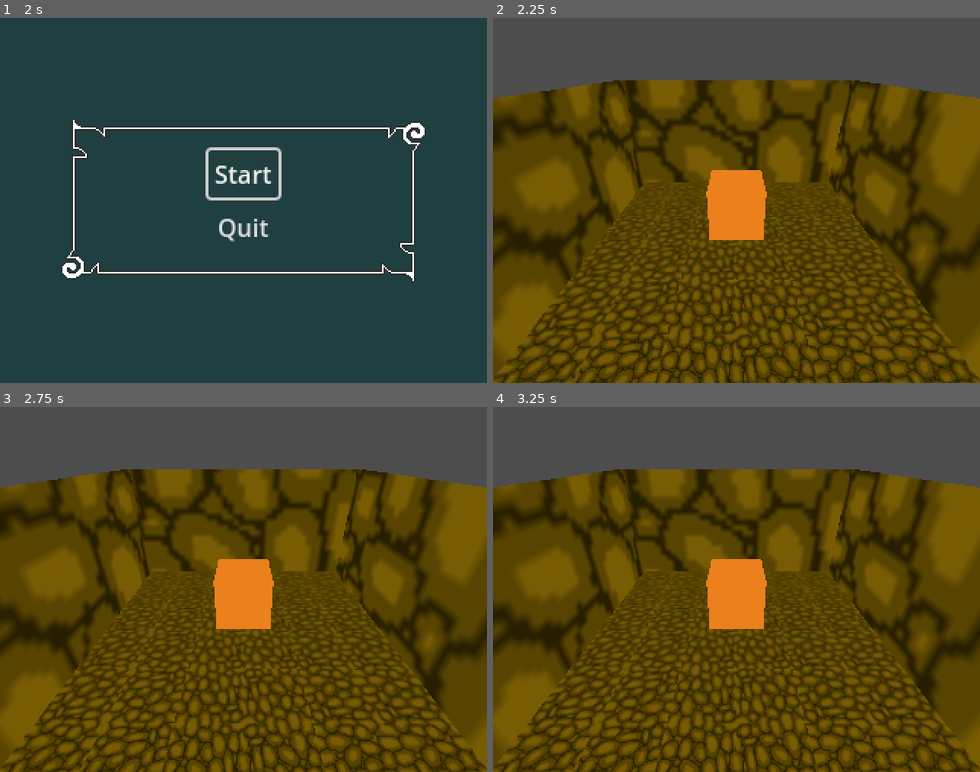
Above: before the commit, frames 1-4 (two rows, left to right).
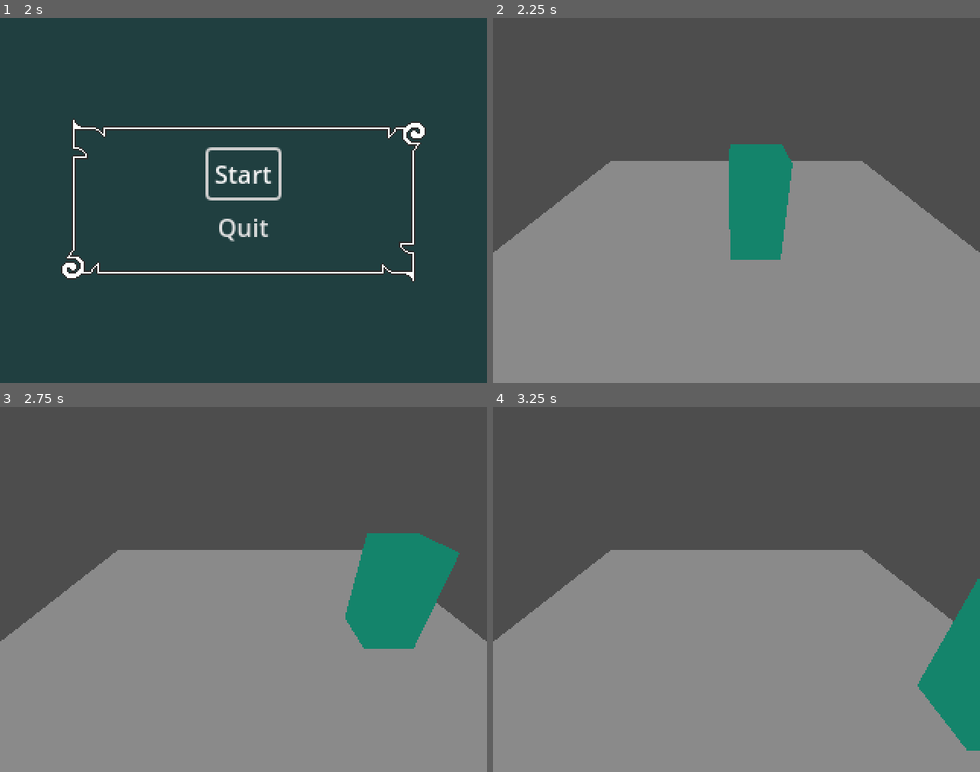
Above: after the commit, the same moments.

Repository: AlphaRed/BerryNutHarvest
Game: Godot game, scene res://menu.tscn
The game is run twice, just before and just after one commit, with the same random seed, the same clock (stepped at 60 frames per second) and the same inputs.
Inputs:
- Up to frame 1 (2 s): click "Start" at 0.5 s; click "Start" at 1.25 s
- Up to frame 2 (2.25 s): tap Enter at 2 s; hold D (right, bound only after the commit) from 2.03 s (still down)
- Up to frame 3 (2.75 s): keep holding D (right, bound only after the commit)
- Up to frame 4 (3.25 s): release D (right, bound only after the commit) at 2.78 s; hold S (down, bound only after the commit) from 2.78 s (still down)

Frame 1 is identical in both runs. In frame 2, 82% of the frame differs, in the area x 0-100%, y 17-100%; in frame 3, 82%; in frame 4, 82%.

Commit message:
Added player movement

Diff:
--- /dev/null
+++ b/CharacterBody3D.gd
@@ -0,0 +1,26 @@
+extends CharacterBody3D
+
+const SPEED = 5.0
+const ACCEL = 0.5
+
+# Get the gravity from the project settings to be synced with RigidBody nodes.
+var gravity = ProjectSettings.get_setting("physics/3d/default_gravity")
+
+
+func _physics_process(delta):
+	# Add the gravity...may not need
+	if not is_on_floor():
+		velocity.y -= gravity * delta
+
+	# Get the input direction and handle the movement/deceleration.
+	# to add rotation to proper direction
+	var input_dir = Input.get_vector("left", "right", "up", "down")
+	var direction = (transform.basis * Vector3(input_dir.x, 0, input_dir.y)).normalized()
+	if direction:
+		velocity.x = move_toward(velocity.x, direction.x * SPEED, ACCEL)
+		velocity.z = move_toward(velocity.z, direction.z * SPEED, ACCEL)
+	else:
+		velocity.x = move_toward(velocity.x, 0, ACCEL)
+		velocity.z = move_toward(velocity.z, 0, ACCEL)
+
+	move_and_slide()
--- /dev/null
+++ b/player.tscn
@@ -0,0 +1,24 @@
+[gd_scene load_steps=5 format=3 uid="uid://d2utchx1bcjau"]
+
+[ext_resource type="Script" path="res://CharacterBody3D.gd" id="1_kf8mk"]
+
+[sub_resource type="BoxMesh" id="BoxMesh_j8d23"]
+
+[sub_resource type="StandardMaterial3D" id="StandardMaterial3D_s2w4s"]
+albedo_color = Color(0.0901961, 0.517647, 0.419608, 1)
+
+[sub_resource type="CapsuleShape3D" id="CapsuleShape3D_d7x5l"]
+
+[node name="Player" type="Node3D"]
+transform = Transform3D(1, 0, 0, 0, 1, 0, 0, 0, 1, 0, 1, 0)
+
+[node name="CharacterBody3D" type="CharacterBody3D" parent="."]
+script = ExtResource("1_kf8mk")
+
+[node name="MeshInstance3D" type="MeshInstance3D" parent="CharacterBody3D"]
+transform = Transform3D(1, 0, 0, 0, 2, 0, 0, 0, 1, 0, 0, 0)
+mesh = SubResource("BoxMesh_j8d23")
+surface_material_override/0 = SubResource("StandardMaterial3D_s2w4s")
+
+[node name="CollisionShape3D" type="CollisionShape3D" parent="CharacterBody3D"]
+shape = SubResource("CapsuleShape3D_d7x5l")
--- a/project.godot
+++ b/project.godot
@@ -23,6 +23,34 @@
 window/size/window_height_override=768
 window/stretch/mode="viewport"
 
+[input]
+
+left={
+"deadzone": 0.5,
+"events": [Object(InputEventKey,"resource_local_to_scene":false,"resource_name":"","device":0,"window_id":0,"alt_pressed":false,"shift_pressed":false,"ctrl_pressed":false,"meta_pressed":false,"pressed":false,"keycode":0,"physical_keycode":65,"key_label":0,"unicode":0,"echo":false,"script":null)
+]
+}
+right={
+"deadzone": 0.5,
+"events": [Object(InputEventKey,"resource_local_to_scene":false,"resource_name":"","device":-1,"window_id":0,"alt_pressed":false,"shift_pressed":false,"ctrl_pressed":false,"meta_pressed":false,"pressed":false,"keycode":0,"physical_keycode":68,"key_label":0,"unicode":100,"echo":false,"script":null)
+]
+}
+up={
+"deadzone": 0.5,
+"events": [Object(InputEventKey,"resource_local_to_scene":false,"resource_name":"","device":-1,"window_id":0,"alt_pressed":false,"shift_pressed":false,"ctrl_pressed":false,"meta_pressed":false,"pressed":false,"keycode":0,"physical_keycode":87,"key_label":0,"unicode":119,"echo":false,"script":null)
+]
+}
+down={
+"deadzone": 0.5,
+"events": [Object(InputEventKey,"resource_local_to_scene":false,"resource_name":"","device":-1,"window_id":0,"alt_pressed":false,"shift_pressed":false,"ctrl_pressed":false,"meta_pressed":false,"pressed":false,"keycode":0,"physical_keycode":83,"key_label":0,"unicode":115,"echo":false,"script":null)
+]
+}
+action={
+"deadzone": 0.5,
+"events": [Object(InputEventKey,"resource_local_to_scene":false,"resource_name":"","device":-1,"window_id":0,"alt_pressed":false,"shift_pressed":false,"ctrl_pressed":false,"meta_pressed":false,"pressed":false,"keycode":0,"physical_keycode":69,"key_label":0,"unicode":101,"echo":false,"script":null)
+]
+}
+
 [rendering]
 
 textures/canvas_textures/default_texture_filter=0
--- a/tiny_mouse_house.tscn
+++ b/tiny_mouse_house.tscn
@@ -1,18 +1,22 @@
-[gd_scene load_steps=6 format=3 uid="uid://cnpeelowtafpv"]
+[gd_scene load_steps=8 format=3 uid="uid://cnpeelowtafpv"]
 
 [ext_resource type="PackedScene" uid="uid://b2lgyij3clvx1" path="res://main-room.glb" id="2_5vuas"]
+[ext_resource type="PackedScene" uid="uid://d2utchx1bcjau" path="res://player.tscn" id="2_8vbdd"]
 
 [sub_resource type="BoxMesh" id="BoxMesh_a0plh"]
 
 [sub_resource type="StandardMaterial3D" id="StandardMaterial3D_obmp7"]
 albedo_color = Color(0.92549, 0.501961, 0.121569, 1)
 
-[sub_resource type="PlaneMesh" id="PlaneMesh_2y8ok"]
-
 [sub_resource type="Environment" id="Environment_2fkpf"]
 ambient_light_source = 2
 ambient_light_color = Color(1, 1, 1, 1)
 reflected_light_source = 1
+
+[sub_resource type="PlaneMesh" id="PlaneMesh_2y8ok"]
+
+[sub_resource type="BoxShape3D" id="BoxShape3D_wufui"]
+size = Vector3(10, 0.5, 10)
 
 [node name="TinyMouseHouse" type="Node3D"]
 
@@ -21,15 +25,25 @@
 
 [node name="TestCube" type="MeshInstance3D" parent="."]
 transform = Transform3D(1, 0, 0, 0, 1, 0, 0, 0, 1, 0, 1, 0)
+visible = false
 mesh = SubResource("BoxMesh_a0plh")
 surface_material_override/0 = SubResource("StandardMaterial3D_obmp7")
-
-[node name="TestPlane" type="MeshInstance3D" parent="."]
-transform = Transform3D(5, 0, 0, 0, 5, 0, 0, 0, 5, 0, 0, 0)
-visible = false
-mesh = SubResource("PlaneMesh_2y8ok")
 
 [node name="WorldEnvironment" type="WorldEnvironment" parent="."]
 environment = SubResource("Environment_2fkpf")
 
 [node name="main-room" parent="." instance=ExtResource("2_5vuas")]
+visible = false
+
+[node name="Player" parent="." instance=ExtResource("2_8vbdd")]
+
+[node name="Testplane" type="StaticBody3D" parent="."]
+
+[node name="TestPlane" type="MeshInstance3D" parent="Testplane"]
+transform = Transform3D(5, 0, 0, 0, 5, 0, 0, 0, 5, 0, 0, 0)
+mesh = SubResource("PlaneMesh_2y8ok")
+skeleton = NodePath("../..")
+
+[node name="CollisionShape3D" type="CollisionShape3D" parent="Testplane"]
+transform = Transform3D(1, 0, 0, 0, 1, 0, 0, 0, 1, 0, -0.233628, 0)
+shape = SubResource("BoxShape3D_wufui")
